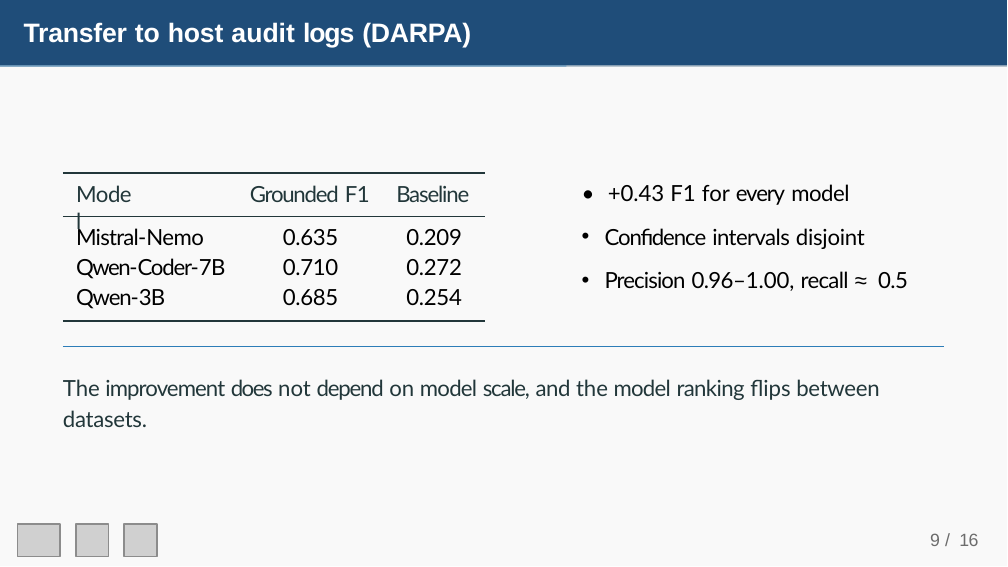
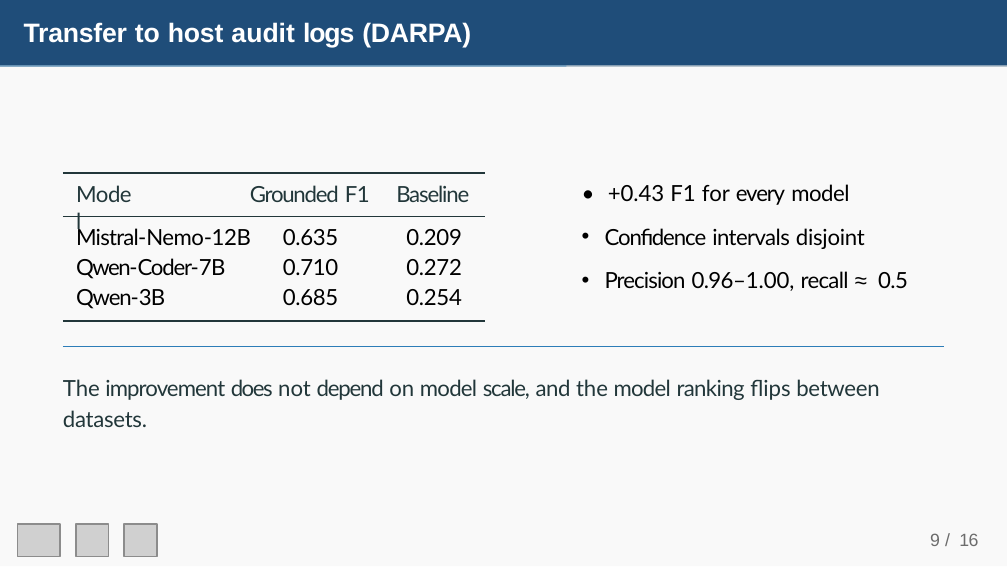
Before and after one commit to Joel89899/RAG-Based-Incident-Reporting-on-SIEM-Log-Streams, a slide deck: slide 10 of IACyC_2026_Joel_Mwende_ppt.pptx. Drawn at 1008x567 pixels with LibreOffice and Linux fonts; fonts in the diff are those of the drawing; grey boxes stand for pictures. Boxes give left, top, right and bottom in pixels: in the first picture for what was removed or moved away, otherwise in the second. Text is boxed around its words. In the diff, an @@ line names an element or a change of style, - is before the commit and + after.

```diff
--- a/IACyC_2026_Joel_Mwende_ppt.pptx
+++ b/IACyC_2026_Joel_Mwende_ppt.pptx
@@ table at bbox=[62, 216, 486, 319] @@
-row 1, column 1: Mistral-Nemo
+row 1, column 1: Mistral-Nemo-12B
```
Also in this commit, not shown: 1 other slide changed.
